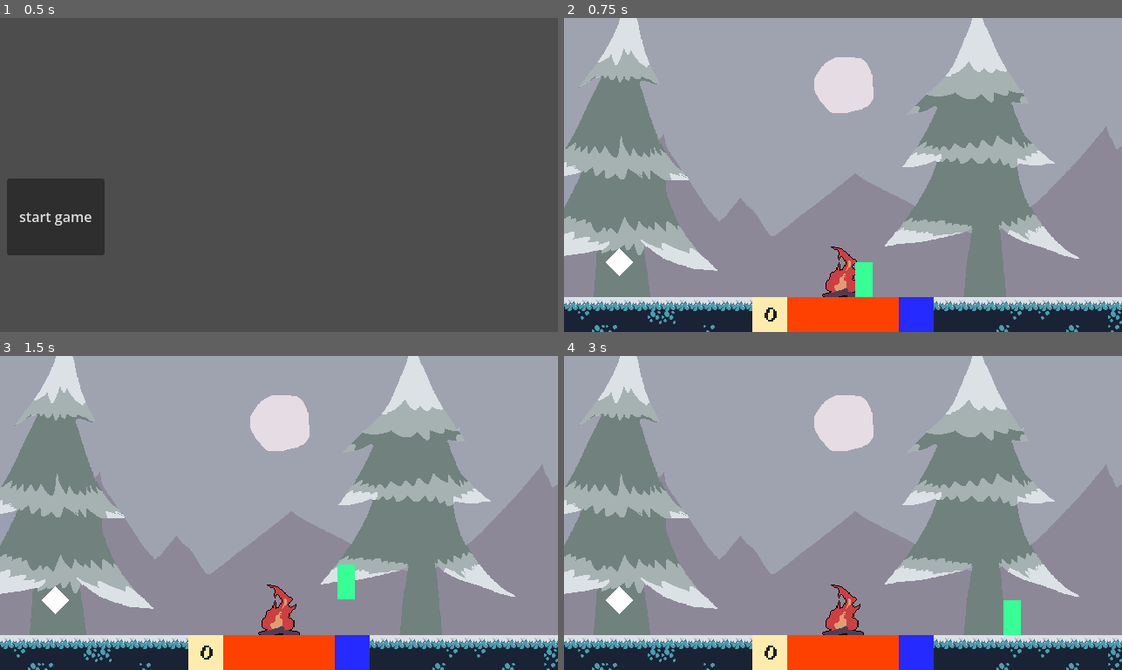
Above: before the commit, frames 1-4 (two rows, left to right).
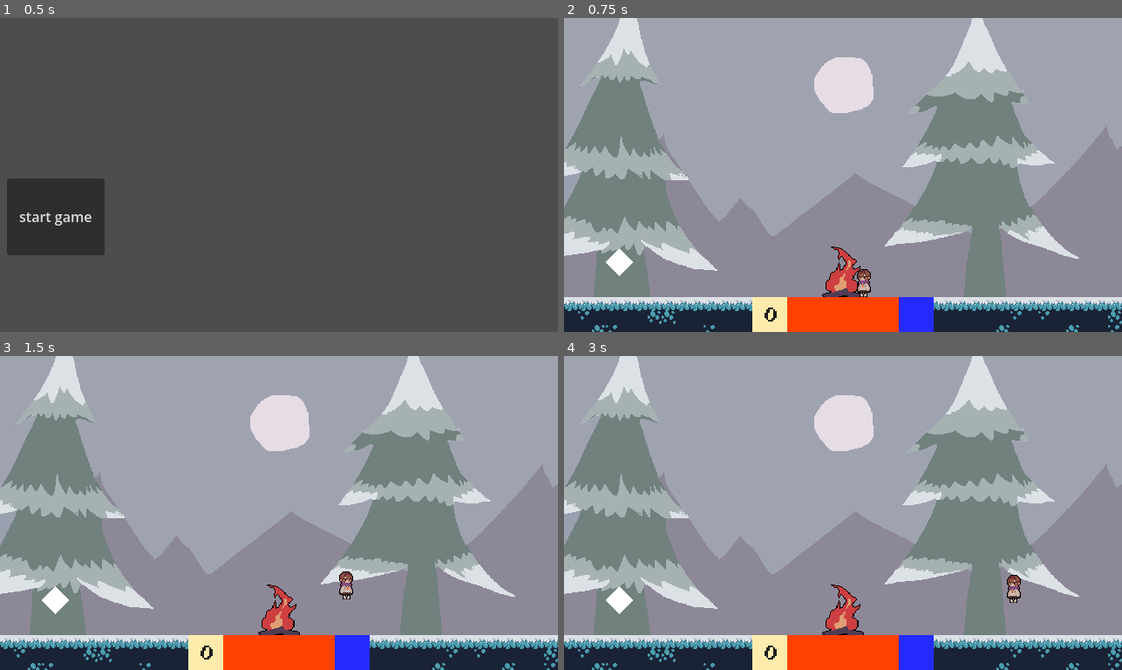
Above: after the commit, the same moments.

Repository: TheRealRaichu/speed-platformer-snake
Game: Godot game, scene res://scenes/scene_root.tscn
Same seed, same stepped clock (60 frames per second), same inputs: the game is played once before the commit and once after it.
Inputs:
- Up to frame 1 (0.5 s): no input
- Up to frame 2 (0.75 s): click "start game" at 0.5 s
- Up to frame 3 (1.5 s): tap Enter at 1.25 s; hold Right (move_right) from 1.28 s (still down); hold C (jump) from 1.28 s (still down)
- Up to frame 4 (3 s): release C (jump) at 2.03 s; tap X (ability) at 2.1 s; tap C (jump) at 2.27, 2.3, 2.57 s; release Right (move_right) at 2.78 s; hold Left (move_left) from 2.78 s (still down); hold C (jump) from 2.78 s (still down); tap Z (use_item) at 2.85 s

Frame 1 is identical in both runs. In frame 2, 0.3% of the frame differs, in the area x 52-56%, y 77-89%; in frame 3, 0.3%; in frame 4, 0.5%, in the area x 78-82%, y 69-89%.

Commit message:
small additions
character sprite placeholder based on draft added

more tweaks to jump buffer and application in controller

added debug UI for quick state checks

Diff:
--- /dev/null
+++ b/speed-platformer-snake/scenes/debug_ui.tscn
@@ -0,0 +1,29 @@
+[gd_scene format=3 uid="uid://ds6q3u82sj6f5"]
+
+[ext_resource type="Script" uid="uid://c6hrppwpfdadr" path="res://scripts/debug_ui.gd" id="1_loc82"]
+
+[node name="debug UI" type="Control" unique_id=199605950]
+layout_mode = 3
+anchors_preset = 0
+script = ExtResource("1_loc82")
+
+[node name="right buffer" type="Label" parent="." unique_id=776065164]
+layout_mode = 0
+offset_right = 64.0
+offset_bottom = 32.0
+theme_override_colors/font_color = Color(1, 0, 0, 1)
+text = "right buf"
+
+[node name="left buffer" type="Label" parent="." unique_id=869943740]
+layout_mode = 0
+offset_top = 32.0
+offset_right = 67.0
+offset_bottom = 64.0
+text = "left buf"
+
+[node name="jump buffer" type="Label" parent="." unique_id=1338582535]
+layout_mode = 0
+offset_top = 64.0
+offset_right = 67.0
+offset_bottom = 96.0
+text = "jump buf"
--- a/speed-platformer-snake/scenes/player.tscn
+++ b/speed-platformer-snake/scenes/player.tscn
@@ -1,19 +1,23 @@
 [gd_scene format=3 uid="uid://g5s3jnkbsdnp"]
 
 [ext_resource type="Script" uid="uid://476kcg0wdvdb" path="res://scripts/player.gd" id="1_3vyb7"]
+[ext_resource type="Texture2D" uid="uid://doh4ej1dpa4d6" path="res://assets/placeholder/player.png" id="2_g2els"]
 
 [sub_resource type="CapsuleShape2D" id="CapsuleShape2D_u8vuu"]
-height = 40.0
+radius = 8.0
+height = 32.0
 
 [node name="player" type="CharacterBody2D" unique_id=1759500252 groups=["player"]]
 script = ExtResource("1_3vyb7")
 
 [node name="CollisionShape2D" type="CollisionShape2D" parent="." unique_id=854408467]
-position = Vector2(0, -20)
+position = Vector2(0, -16)
 shape = SubResource("CapsuleShape2D_u8vuu")
 
-[node name="ColorRect" type="ColorRect" parent="." unique_id=1646014691]
-offset_left = -10.0
-offset_top = -40.0
-offset_right = 10.0
-color = Color(0.21568628, 1, 0.5882353, 1)
+[node name="TextureRect" type="TextureRect" parent="." unique_id=1296139944]
+offset_left = -8.0
+offset_top = -32.0
+offset_right = 8.0
+texture = ExtResource("2_g2els")
+expand_mode = 1
+stretch_mode = 4
--- a/speed-platformer-snake/scenes/rooms/test_1.tscn
+++ b/speed-platformer-snake/scenes/rooms/test_1.tscn
@@ -17,7 +17,7 @@
 position = Vector2(320, 320)
 
 [node name="player" parent="for scale" unique_id=1759500252 instance=ExtResource("3_vgspx")]
-position = Vector2(264, 320)
+position = Vector2(240, 320)
 
 [node name="pickup" parent="." unique_id=768821429 instance=ExtResource("4_vgspx")]
 position = Vector2(608, 32)
--- /dev/null
+++ b/speed-platformer-snake/scripts/debug_ui.gd
@@ -0,0 +1,17 @@
+extends Control
+
+# player reference
+@export var player : Player
+
+@onready var right_buf := $"right buffer"
+@onready var left_buf := $"left buffer"
+@onready var jump_buf := $"jump buffer"
+
+func _process(delta: float) -> void:
+
+	right_buf.add_theme_color_override("font_color", Color.RED)
+	left_buf.add_theme_color_override("font_color", Color.RED)
+	jump_buf.add_theme_color_override("font_color", Color.RED)
+	if player.right_buffer: right_buf.add_theme_color_override("font_color", Color.GREEN)
+	if player.left_buffer: left_buf.add_theme_color_override("font_color", Color.GREEN)
+	if player.jump_buffer: jump_buf.add_theme_color_override("font_color", Color.GREEN)
--- a/speed-platformer-snake/scripts/player.gd
+++ b/speed-platformer-snake/scripts/player.gd
@@ -1,6 +1,10 @@
+class_name Player
 extends CharacterBody2D
 
 ## PLAYER
+# child references
+@onready var texturerect := $TextureRect
+
 
 # PICKUPS ===============
 
@@ -35,7 +39,6 @@
 func attempt_recieve_fuel() -> bool:
 	if fuel_on_hand: # if already has fuel
 		return false # don't accept it
-	print_debug("nabbed")
 	fuel_on_hand = true # otherwise accept fuel
 	return true # and return true
 
@@ -43,7 +46,6 @@
 func attempt_give_fuel() -> bool:
 	if !fuel_on_hand: # doesn't have fuel?
 		return false
-	print_debug("give")
 	# we have fuel so "give" it to the base
 	fuel_on_hand = false # lose fuel
 	return true # tells base to recieve fuel
@@ -55,10 +57,11 @@
 const GROUND_ACCEL := 100.0 # accleration on ground
 const AIR_ACCEL := 60.0 # acceleration in air
 const JUMP_VELOCITY := -350.0 # jump impulse ~ 2.5 blocks
-const BUFFER_DURATION := .1 # duration of coyote and buffer time
+const BUFFER_DURATION := 0.1 # duration of coyote and buffer time
 var jump_buffer := false # is the player's jump currently buffered?
 var right_buffer := false # is the right input currently buffered?
 var left_buffer := false # is the left input currently buffered?
+var facing_right := false
 
 # normal jump
 const BASE_GRAVITY := 1600 # gravity on inital jump/falling of ledge
@@ -105,6 +108,10 @@
 	# TAKE INPUT DIRECTIONS
 	var horizontal_direction := Input.get_axis("move_left", "move_right") # get horizontal axis input
 	var vertical_direction := Input.get_axis("move_up", "move_down") # get vertical axis input
+
+	# FACING
+	if horizontal_direction:
+		texturerect.flip_h = false if horizontal_direction < 0 else true
 
 	# BUFFERING
 	# rightward
@@ -116,7 +123,7 @@
 		left_buffer = true # set left buffer flag to true
 		get_tree().create_timer(BUFFER_DURATION).timeout.connect(func(): left_buffer = false) # set buffer flag to false after buffer duration
 	# jump
-	if (Input.is_action_just_released("jump") or Input.is_action_just_pressed("jump")) and not jump_buffer: # if left just released and buffer not already active
+	if Input.is_action_just_pressed("jump") and not jump_buffer: # if left just released and buffer not already active
 		jump_buffer = true # set jump buffer flag to true
 		get_tree().create_timer(BUFFER_DURATION).timeout.connect(func(): jump_buffer = false) # set buffer flag to false after buffer duration
 
@@ -136,7 +143,8 @@
 		reset_jump_attributes()
 
 	# base jump if on floor
-	if is_on_floor() and Input.is_action_just_pressed("jump"):
+	if is_on_floor() and (Input.is_action_just_pressed("jump") or jump_buffer):
+		jump_buffer = false # reset jump buffer
 		velocity.y += JUMP_VELOCITY # apply jump velocity
 		is_jump = true # currently jumping
 		# create apex grav timer
@@ -159,7 +167,8 @@
 		velocity.y += current_gravity * delta # apply gravity to y velocity
 
 	# WALL JUMPING
-	if is_on_wall_only() and Input.is_action_just_pressed("jump"): # on wall only and jumped
+	if is_on_wall_only() and (Input.is_action_just_pressed("jump") or jump_buffer): # on wall only and jumped (or jump buffered)
+		jump_buffer = false # reset jump buffer
 		velocity.y = WALLJUMP_VELOCITY # set y velocity accordingly
 		# set flags for wall jump
 		walljump_ignore_x = true
Binary file added: speed-platformer-snake/assets/placeholder/player.png
Not shown, added: speed-platformer-snake/assets/placeholder/player.png.import
Not shown, added: speed-platformer-snake/scripts/debug_ui.gd.uid
